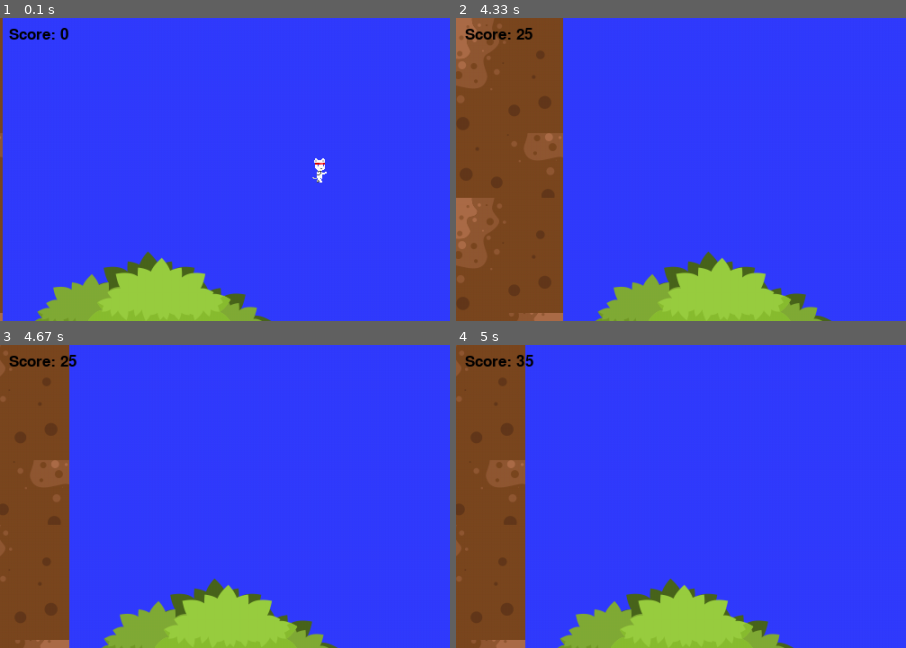
Above: before the commit, frames 1-4 (two rows, left to right).
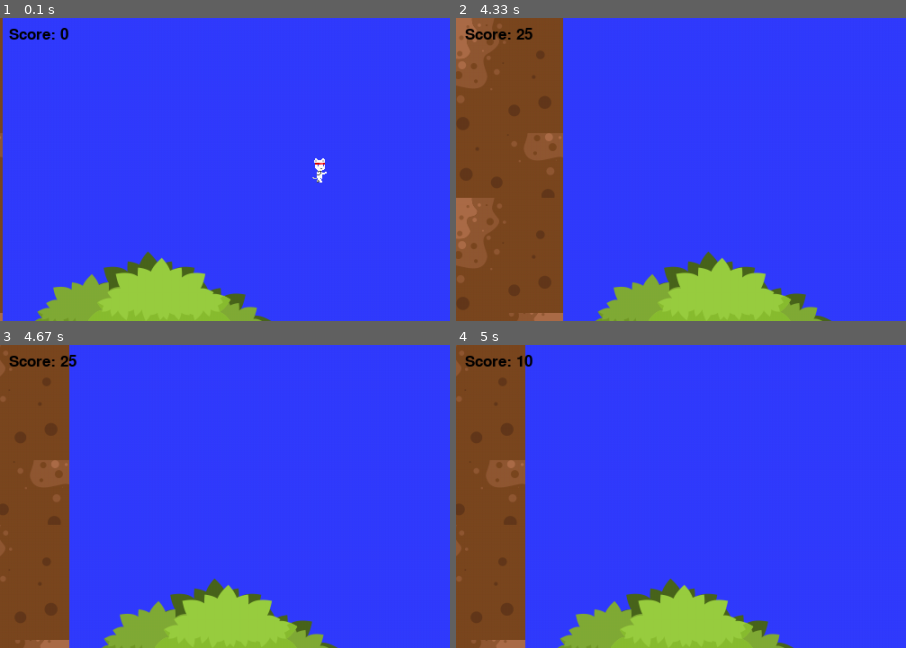
Above: after the commit, the same moments.

Repository: hone1er/Python_platformer
Game: pygame game, started from Pygame/platformer/platformer.py
The game is run twice, just before and just after one commit, with the same random seed, the same clock (stepped at 60 frames per second) and the same inputs.
Inputs:
- Up to frame 1 (0.1 s): no input
- Up to frame 2 (4.33 s): tap Space at 0.33, 0.73, 1.03, 1.3, 1.6, 1.73, 2.13, 2.43, 2.8, 3.1, 3.3, 3.6, 3.8, 4.13 s; hold Left 0.67-1.2 s; hold Left 1.23-1.63 s; hold Up 1.67-2.03 s; hold Right 2.07-2.7 s; hold Left 2.73-3.2 s; hold Right 3.23-3.7 s; hold Up 3.73-4.03 s; hold Right from 4.07 s (still down)
- Up to frame 3 (4.67 s): tap Space at 4.43, 4.63 s; release Right at 4.53 s; hold Left from 4.57 s (still down)
- Up to frame 4 (5 s): keep holding Left; tap Space at 4.93 s
The pictures show only the part of the screen within x 0-50%, y 0-50%; the shares and areas given below are measured in that part.

Frames 1-3 are identical in both runs. In frame 4, 0.1% of the frame differs, in the area x 13-18%, y 2-8%.

Commit message:
added function to add enemies:

Diff:
--- a/Pygame/platformer/characters.py
+++ b/Pygame/platformer/characters.py
@@ -101,7 +101,7 @@
         for enemy in enemy_hit_list:
             if self.score > 25:
                 self.score -= 25
-            if self.score < 25:
+            if self.score <= 25:
                 self.score = 0
 
 
--- a/Pygame/platformer/images.py
+++ b/Pygame/platformer/images.py
@@ -36,7 +36,7 @@
         jump_frames_r.append(image)
         a += 64
     return jump_frames_r
-
+    pass
 
 def attack(sprite_sheet):
 
--- a/Pygame/platformer/levels.py
+++ b/Pygame/platformer/levels.py
@@ -85,6 +85,20 @@
         for scenery in self.platform_scene:
             scenery.rect.x += shift_x
 
+    def add_item(tiles, image, objectList, objType):
+        # Go through the array above and add platforms
+        for tile in tiles:                                  # tiles is a dictionary containing {image: object}
+            obj = objType(tile[0], tile[1])                 # objectType(width, height)
+            obj.rect.x, obj.rect.y  = tile[2], tile[3]      # objectType.x, objType.y
+            obj.image = image                               # object image
+            objectList.add(obj)                             # add object to objectList
+
+    def add_enemy(cronies, objectList):
+        # Go through the array above and add platforms
+        for crony in cronies:
+            obj = Enemy(crony[0],crony[1],crony[2],crony[3], crony[4])
+            objectList.add(obj)
+
 
 # Create platforms for the level
 class Level_01(Level):
@@ -98,13 +112,16 @@
 
         self.level_limit = -2000
 
-        crony = Enemy(305, 475, 20, 20, 600)
-        crony1 = Enemy(750, 375, 20, 20, 1075)
-        crony2 = Enemy(1310, 475, 20, 20, 1650)
-        self.enemy_list.add(crony)
-        self.enemy_list.add(crony1)
-        self.enemy_list.add(crony2)
-        # Array with width, height, x, and y of platform. Tile Dictionary values
+# cronies list....[startX, Y, width, height, endX]
+#####################################################################################
+        cronies = [
+            [305, 475, 20, 20, 600],
+            [750, 375, 20, 20, 1075],
+            [1310, 475, 20, 20, 1650]]
+######################################################################################
+
+# Array with width, height, x, and y of platforms. Tile Dictionary values
+######################################################################################
         ground_tiles = [[210, 70, 105, 560],
 
                         [210, 70, 0, 560],
@@ -173,7 +190,8 @@
 
                     [210, 80, 1300, 200],
                         ]
-        # Object dictionary values
+# Collectable/scenery dictionary values
+###################################################################################
         tree_1 = [[210, 70, 30, 259],
 
                   [210, 70, 850, 100]
@@ -188,7 +206,8 @@
         mushroom_2 = [[0, 0, 1050, 520]
                       ]
 
-
+# Dictionaries with images: objects
+#####################################################################################
         tile_dict = {pygame.image.load('png/Tiles/1.png'): ground_tiles,
                      pygame.image.load('png/Tiles/13.png'): left_tiles,
                      pygame.image.load('png/Tiles/14.png'): center_tiles,
@@ -203,30 +222,22 @@
         collectable_dict = {pygame.image.load('png/Object/Mushroom_1.png'): mushroom_1,
                        pygame.image.load('png/Object/Mushroom_2.png'): mushroom_2,}
 
-        def add_item(tiles, image, holder, kind):
-            # Go through the array above and add platforms
-            for platform in tiles:
-                block = kind(platform[0], platform[1])
-                block.rect.x = platform[2]
-                block.rect.y = platform[3]
-                block.player = self.player
-                block.image = image
-                holder.add(block)
 
         # got through tile_dict and add objects
         # Add platforms
         for tile in tile_dict:
-            add_item(tile_dict[tile], tile, self.platform_list, Platform)
-
-         # Add backround objects such as trees, bushes, and rocks.
+            Level.add_item(tile_dict[tile], tile, self.platform_list, Platform)
+
+        # Add backround objects such as trees, bushes, and rocks.
         for objects in object_dict:
-            add_item(object_dict[objects], objects, self.platform_scene, Platform)
+            Level.add_item(object_dict[objects], objects, self.platform_scene, Platform)
 
         # Add collectables
         for collectable in collectable_dict:
-            add_item(collectable_dict[collectable], collectable, self.collectable_list, Mushroom)
-
-
+            Level.add_item(collectable_dict[collectable], collectable, self.collectable_list, Mushroom)
+
+        # add enemies
+        Level.add_enemy(cronies, self.enemy_list)
 3
 # Create platforms for the level
 class Level_02(Level):
@@ -254,15 +265,7 @@
                       [210, 30, 1064, 520],
                       [210, 30, 1184, 280]
                       ]
-        def add_item(tiles, image, kind):
-            # Go through the array above and add platforms
-            for platform in tiles:
-                block = kind(platform[0], platform[1])
-                block.rect.x = platform[2]
-                block.rect.y = platform[3]
-                block.player = self.player
-                block.image = image
-                self.platform_list.add(block)
-
-        add_item(center_tiles,  pygame.image.load('png/Tiles/14.png'), Platform)
-        add_item(left_tiles, pygame.image.load('png/Tiles/13.png'), Platform)
+
+
+        Level.add_item(center_tiles,  pygame.image.load('png/Tiles/14.png'), self.platform_list, Platform)
+        Level.add_item(left_tiles, pygame.image.load('png/Tiles/13.png'), self.platform_list, Platform)
